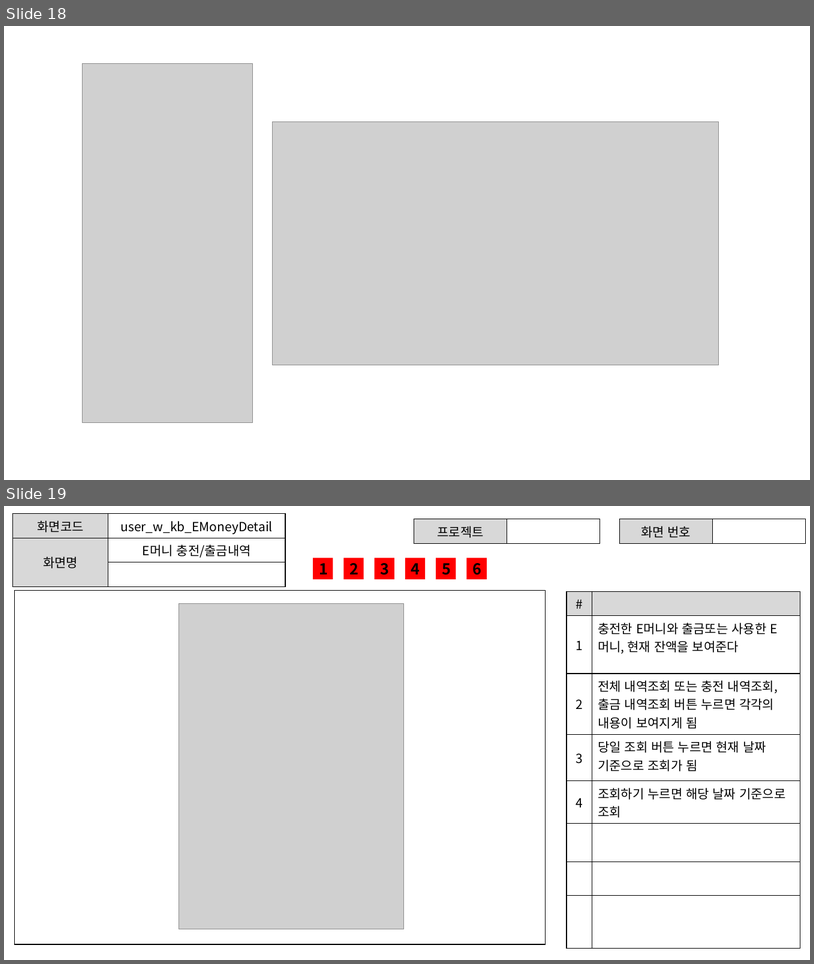
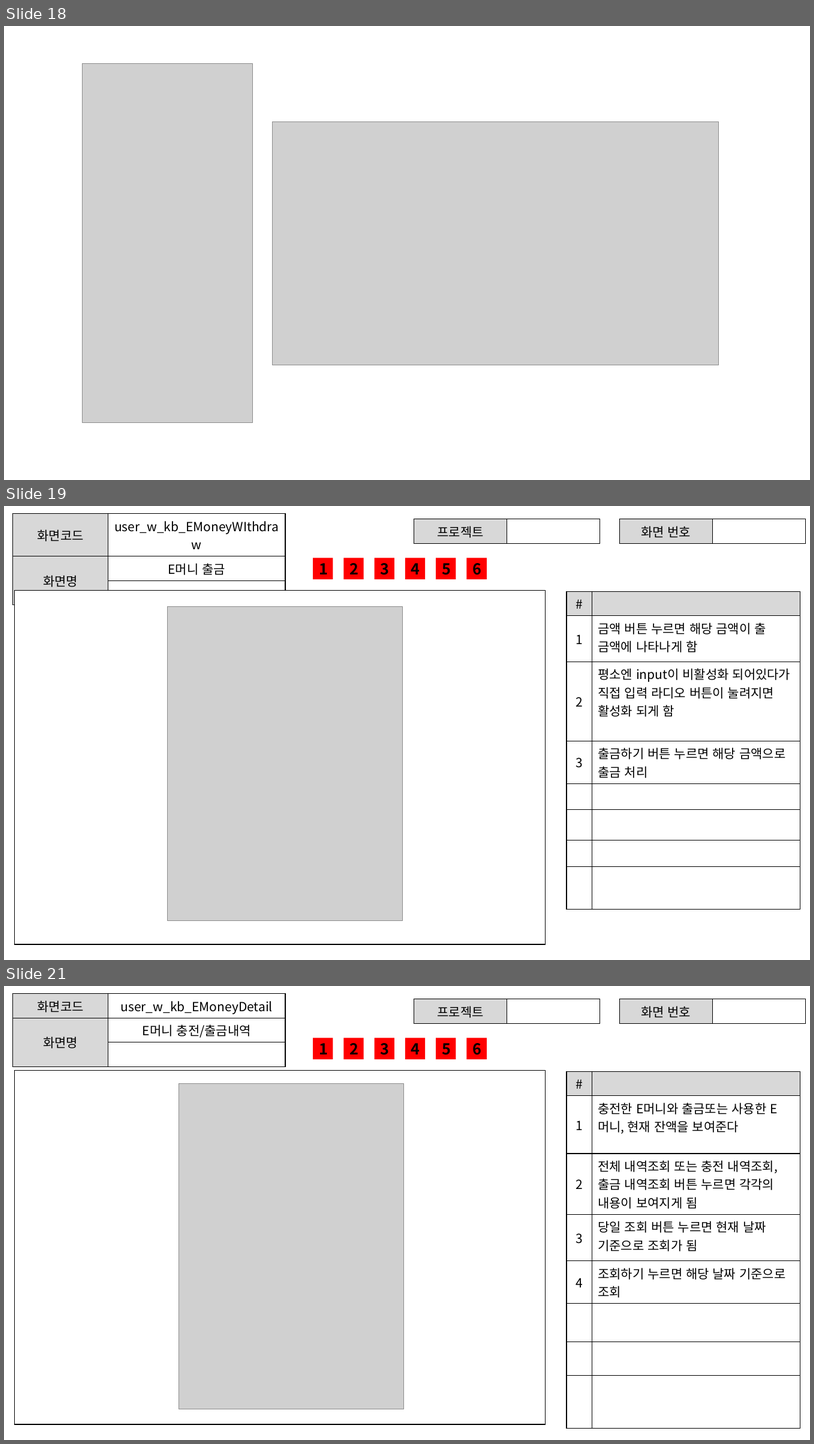
Before and after one commit to ezenteam2/RentalEquip, a slide deck: 0 발표용 파워포인트/0327 4차발표/0327 project04 - 파워포인트 - 기범.pptx. Shown one above the other, each under a label of ours: slides 18 and 19 before the commit, slides 18, 19 and 21 after it; the slides between them are not shown. The pictures are 814x964 and 814x1444 pixels, drawn with LibreOffice and Linux fonts; fonts in the diff are those of the drawing; grey boxes stand for pictures. Boxes give left, top, right and bottom in pixels: in the first picture for what was removed or moved away, otherwise in the second. Text is boxed around its words. In the diff, an @@ line names an element or a change of style, - is before the commit and + after.

```diff
--- a/0 발표용 파워포인트/0327 4차발표/0327 project04 - 파워포인트 - 기범.pptx
+++ b/0 발표용 파워포인트/0327 4차발표/0327 project04 - 파워포인트 - 기범.pptx
@@ slide 19 added at (x1=4, y1=506, x2=810, y2=960), background #FFFFFF @@
@@ table added at (x1=12, y1=514, x2=285, y2=589), 3 rows, 2 columns @@
+화면코드 | user_w_kb_EMoneyWIthdraw
+화면명 | E머니 출금
+ | 
@@ table added at (x1=414, y1=519, x2=600, y2=540), 1 rows, 2 columns @@
+프로젝트 | 
@@ table added at (x1=620, y1=519, x2=806, y2=540), 1 rows, 2 columns @@
+화면 번호 | 
@@ rectangle added at (x1=313, y1=558, x2=333, y2=579), fill #FF0000, 18 pt, text #000000, bold @@
+1
@@ rectangle added at (x1=344, y1=558, x2=364, y2=579), fill #FF0000, 18 pt, text #000000, bold @@
+2
@@ rectangle added at (x1=375, y1=558, x2=395, y2=579), fill #FF0000, 18 pt, text #000000, bold @@
+3
@@ rectangle added at (x1=405, y1=558, x2=426, y2=579), fill #FF0000, 18 pt, text #000000, bold @@
+4
@@ rectangle added at (x1=436, y1=558, x2=456, y2=579), fill #FF0000, 18 pt, text #000000, bold @@
+5
@@ rectangle added at (x1=467, y1=558, x2=487, y2=579), fill #FF0000, 18 pt, text #000000, bold @@
+6
@@ rectangle added at (x1=14, y1=590, x2=545, y2=944), fill #FFFFFF, outline #000000 1 pt @@
@@ table added at (x1=567, y1=591, x2=801, y2=888), 8 rows, 2 columns @@
+# | 
+1 | 금액 버튼 누르면 해당 금액이 출 금액에 나타나게 함
+2 | 평소엔 input이 비활성화 되어있다가 직접 입력 라디오 버튼이 눌려지면 활성화 되게 함
+3 | 출금하기 버튼 누르면 해당 금액으로 출금 처리
+ | 
+ | 
+ | 
+ | 
@@ picture added at (x1=167, y1=606, x2=403, y2=921) @@
@@ what was slide 19 is now slide 21 @@
```
Also in this commit, not shown: 1 other slide added.
